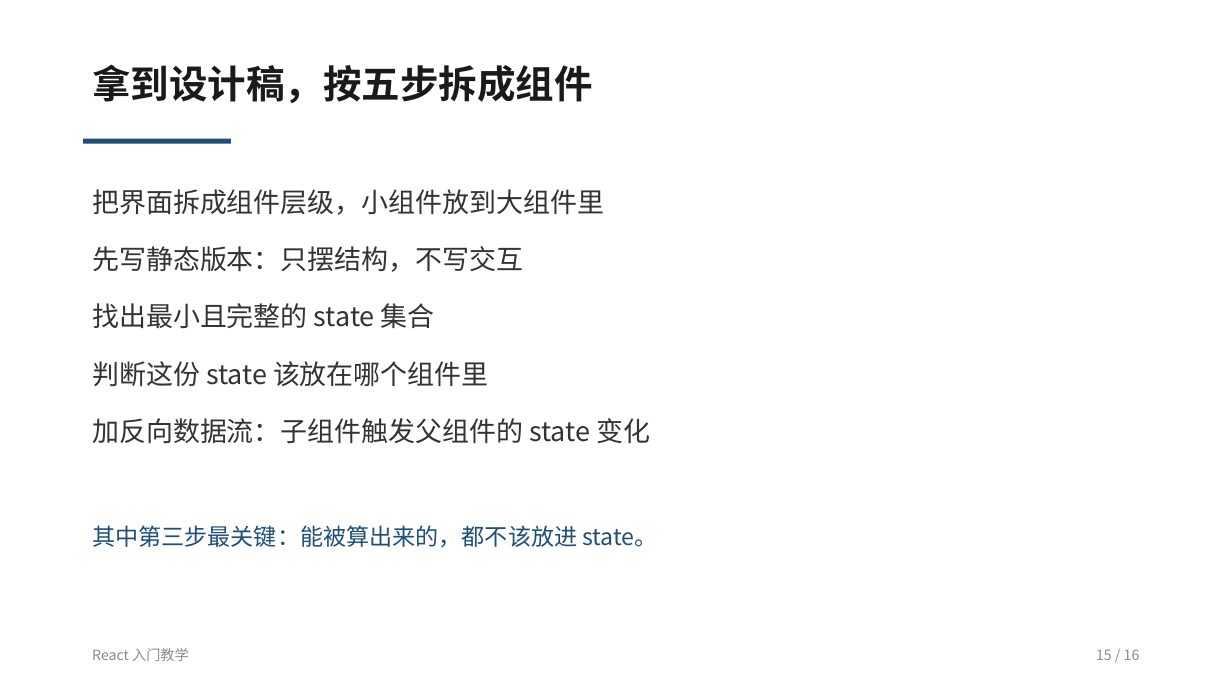
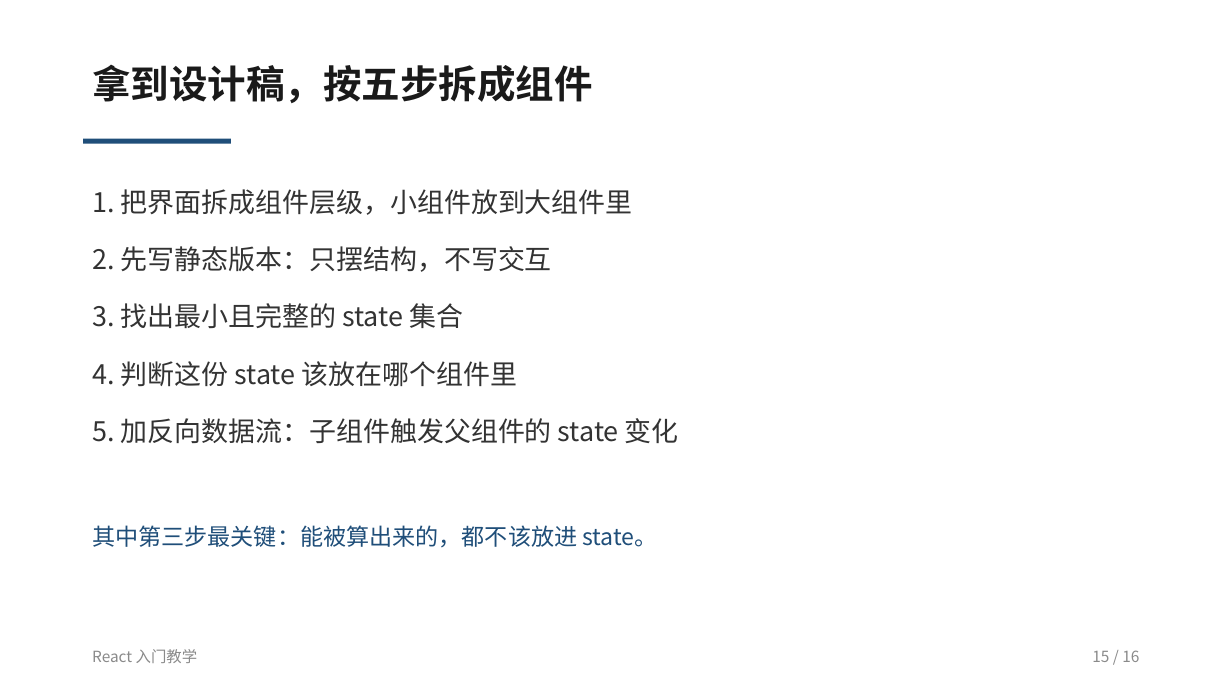
Before and after one commit to 2214331539/learn2ai-skill-b022, a slide deck: slide 15 of materials/react-intro-slides/React-入门教学.pptx. Drawn at 1232x693 pixels with LibreOffice and Linux fonts; fonts in the diff are those of the drawing. Boxes give left, top, right and bottom in pixels: in the first picture for what was removed or moved away, otherwise in the second. Text is boxed around its words. In the diff, an @@ line names an element or a change of style, - is before the commit and + after.

```diff
--- a/materials/react-intro-slides/React-入门教学.pptx
+++ b/materials/react-intro-slides/React-入门教学.pptx
@@ text at (92,189,679,443): text changed @@
-把界面拆成组件层级，小组件放到大组件里
-先写静态版本：只摆结构，不写交互
-找出最小且完整的 state 集合
-判断这份 state 该放在哪个组件里
-加反向数据流：子组件触发父组件的 state 变化
+1. 把界面拆成组件层级，小组件放到大组件里
+2. 先写静态版本：只摆结构，不写交互
+3. 找出最小且完整的 state 集合
+4. 判断这份 state 该放在哪个组件里
+5. 加反向数据流：子组件触发父组件的 state 变化
@@ text "React 入门教学" at (92,649,198,663): size 11 to 12 pt @@
@@ text "15 / 16" at (1092,650,1139,662): size 11 to 12 pt @@
```
Also in this commit, not shown: 15 other slides changed.
